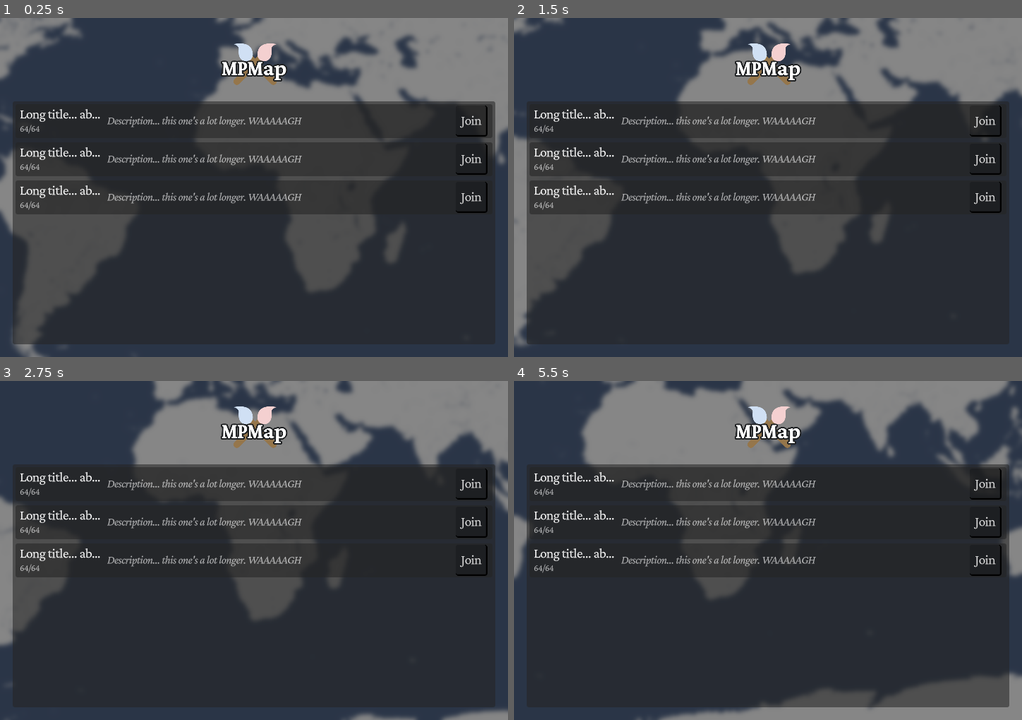
Above: before the commit, frames 1-4 (two rows, left to right).
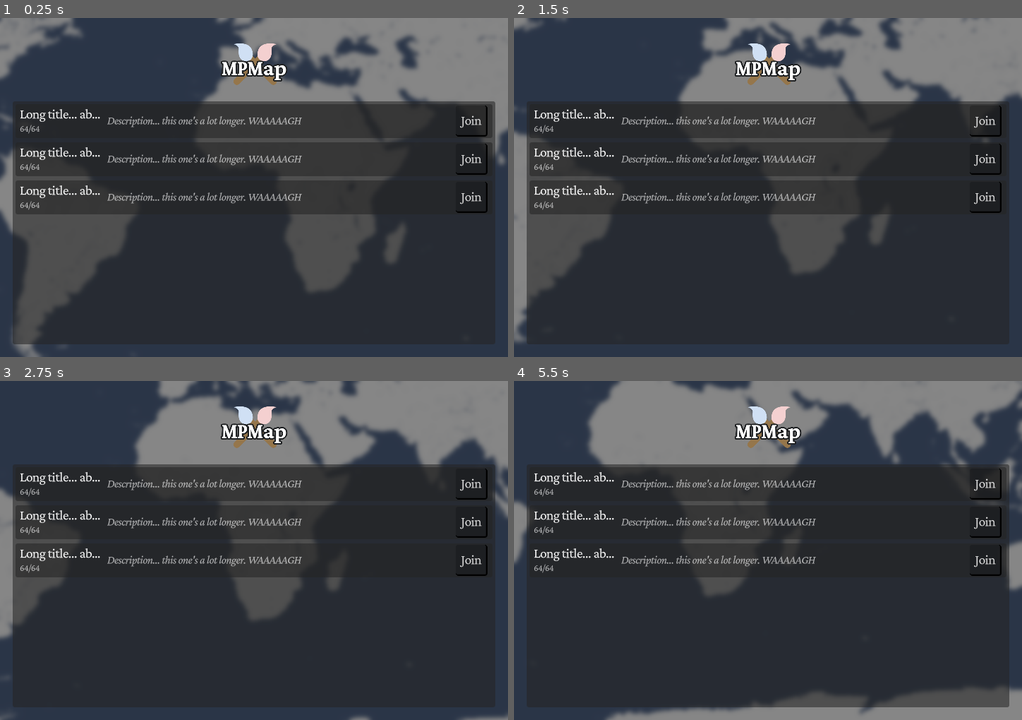
Above: after the commit, the same moments.

Repository: anywhereco/heredita-client
Game: Godot game, scene res://scenes/lobby/lobby.tscn
Same seed, same stepped clock (60 frames per second), same inputs: the game is played once before the commit and once after it.
Inputs (mouse positions are in pixels of both pictures, inside the frame that each line leads up to):
- Up to frame 1 (0.25 s): no input
- Up to frame 2 (1.5 s): move the mouse to (879, 170) at 0.52 s; click (879, 170) at 0.67 s; move the mouse to (666, 204) at 1.27 s; click (666, 204) at 1.42 s
- Up to frame 3 (2.75 s): move the mouse to (304, 475) at 2.02 s; click (304, 475) at 2.17 s
- Up to frame 4 (5.5 s): move the mouse to (742, 618) at 2.77 s; click (742, 618) at 2.92 s; move the mouse to (920, 601) at 3.52 s; click (920, 601) at 3.67 s; move the mouse to (615, 499) at 4.27 s; click (615, 499) at 4.42 s; move the mouse to (793, 550) at 5.02 s; click (793, 550) at 5.17 s

The runs differ from the first frame. In frame 2, 0.8% of the frame differs, in the area x 0-100%, y 0-97%; in frame 3, 2.5%; in frame 4, 5.7%, in the area x 0-100%, y 0-100%.

Commit message:
fix: make the background less visibly rotated

Diff:
--- a/scenes/lobby/background/background.tscn
+++ b/scenes/lobby/background/background.tscn
@@ -14,5 +14,3 @@
 ignore_rotation = false
 limit_enabled = false
 script = ExtResource("3_8m88j")
-seconds_per_loop = 60.0
-rotation_amount = 0.15
--- a/scenes/lobby/background/panning_camera.gd
+++ b/scenes/lobby/background/panning_camera.gd
@@ -1,8 +1,8 @@
 extends Camera2D
 
 @export var radius: float = 200.0
-@export var seconds_per_loop: float = 1.0
-@export var rotation_amount: float = 0.1
+@export var seconds_per_loop: float = 60.0
+@export var rotation_amount: float = 0.05
 
 var t: float = 0.0
 
